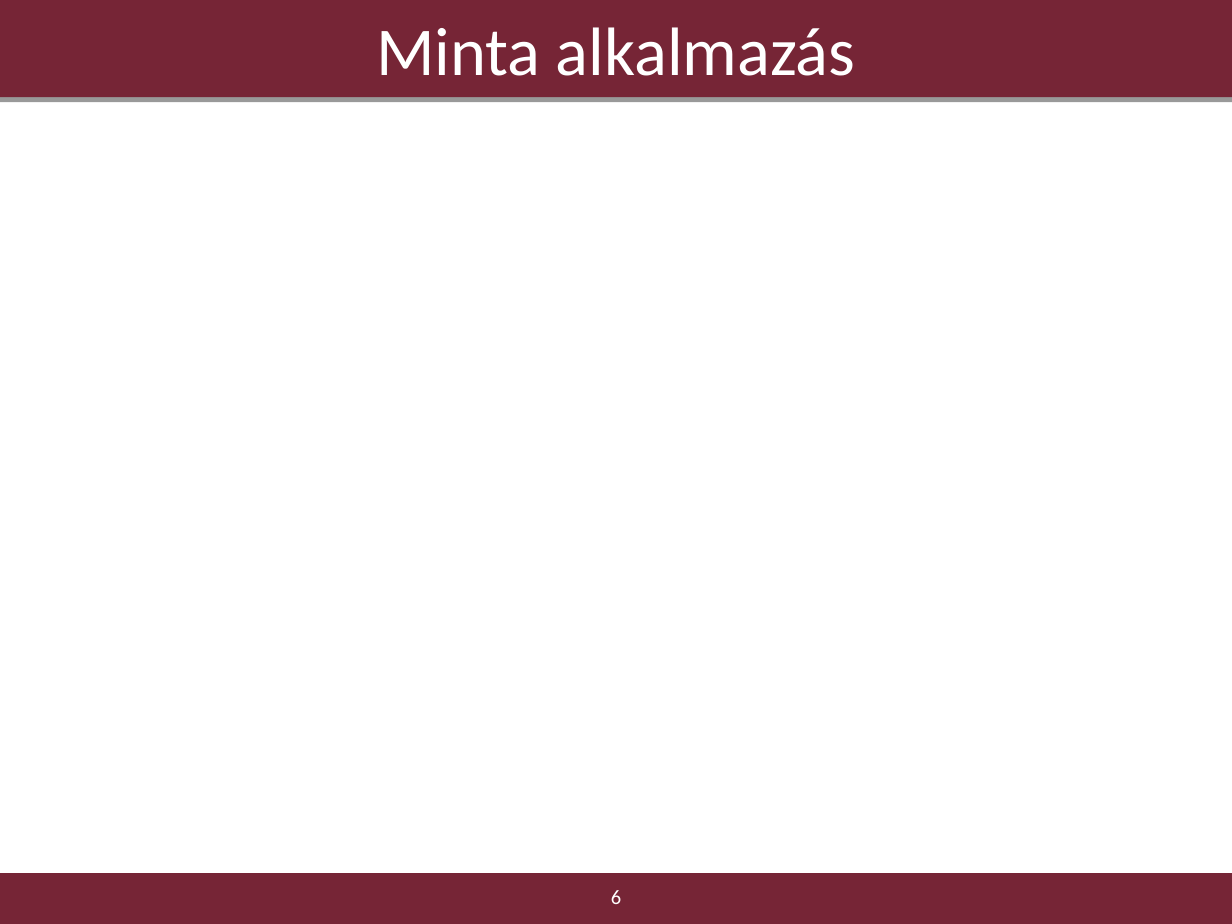
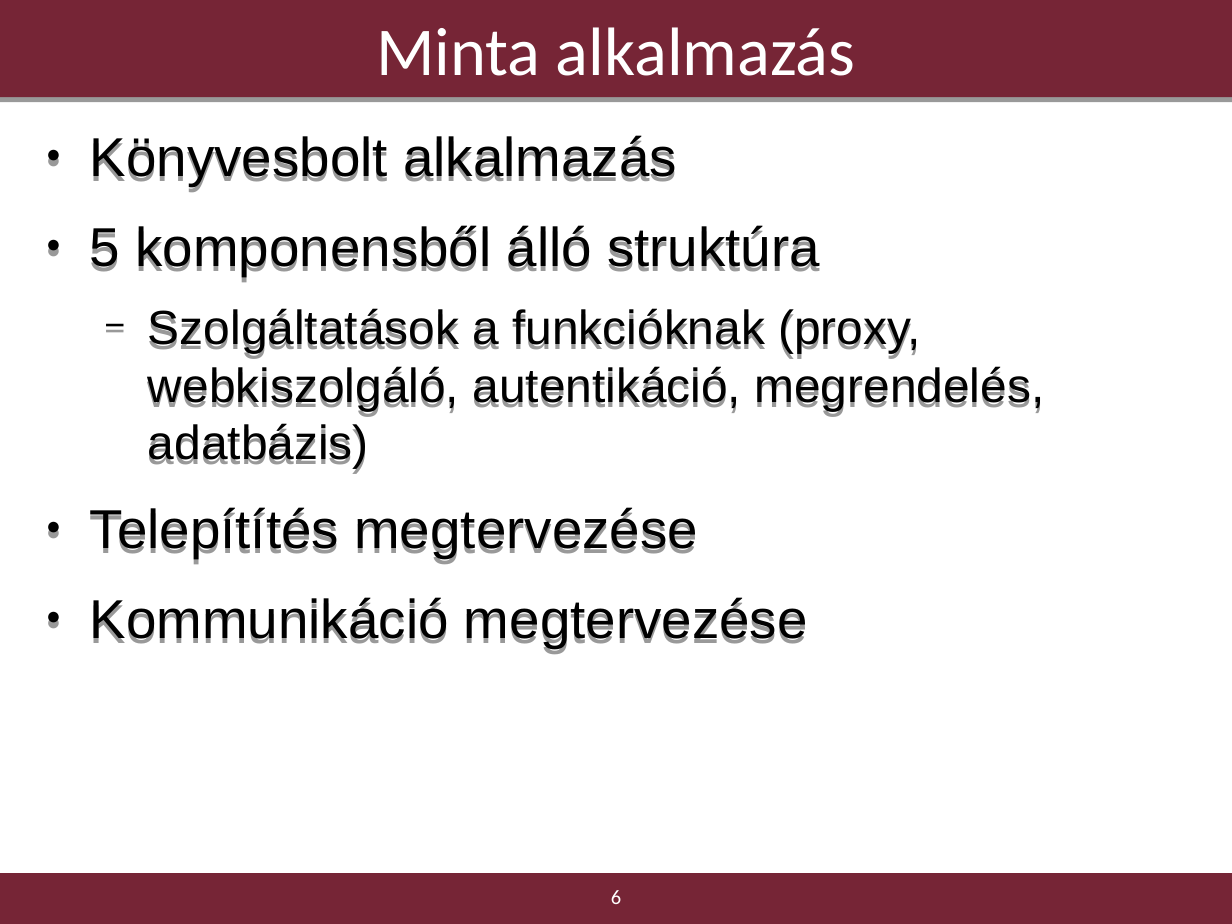
Before and after one commit to borlayda/dipterv2016-microservice, a slide deck: slide 6 of diplomaterv-cykkop.odp. Drawn at 1232x924 pixels with LibreOffice and Linux fonts; fonts in the diff are those of the drawing; background and template pictures are left out. Boxes give left, top, right and bottom in pixels: in the first picture for what was removed or moved away, otherwise in the second. Text is boxed around its words. In the diff, an @@ line names an element or a change of style, - is before the commit and + after.

```diff
--- a/diplomaterv-cykkop.odp
+++ b/diplomaterv-cykkop.odp
@@ text added at bbox=[90, 135, 1044, 648], 32 pt, text #000000 @@
+● Könyvesbolt alkalmazás
+● 5 komponensből álló struktúra
+  − Szolgáltatások a funkcióknak (proxy, webkiszolgáló, autentikáció, megrendelés, adatbázis)
+● Telepítítés megtervezése
+● Kommunikáció megtervezése
```
Also in this commit, not shown: 3 other slides changed, 2 slides added, 2 slides removed.
